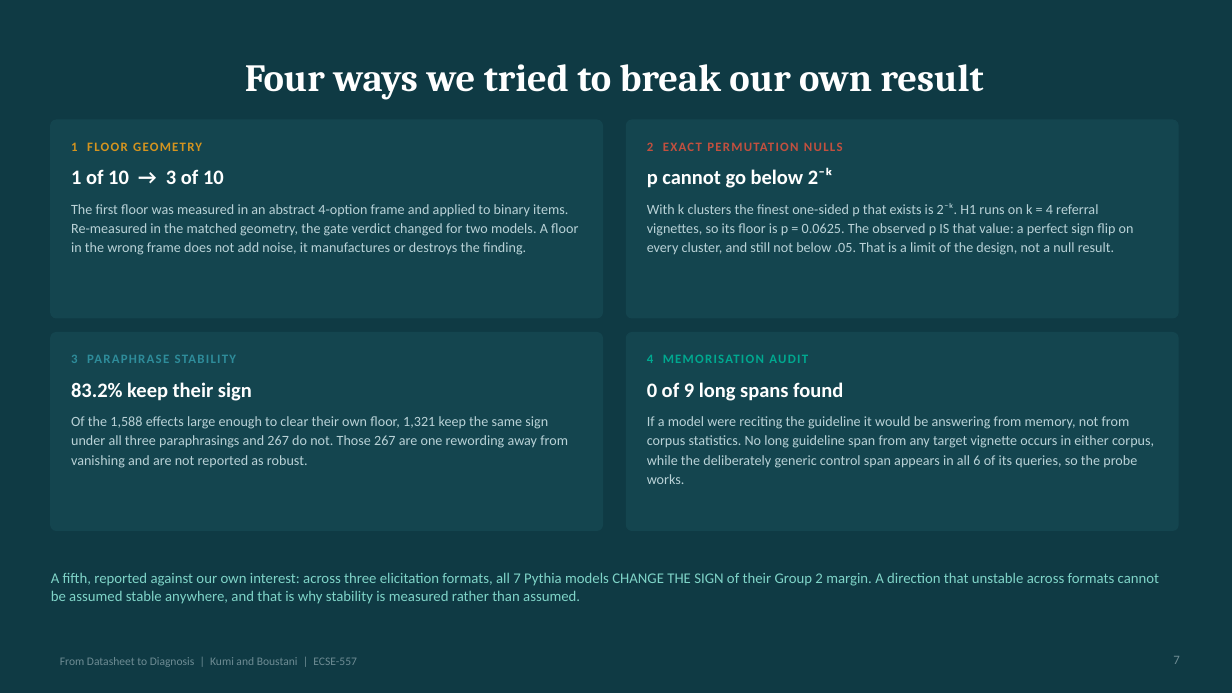
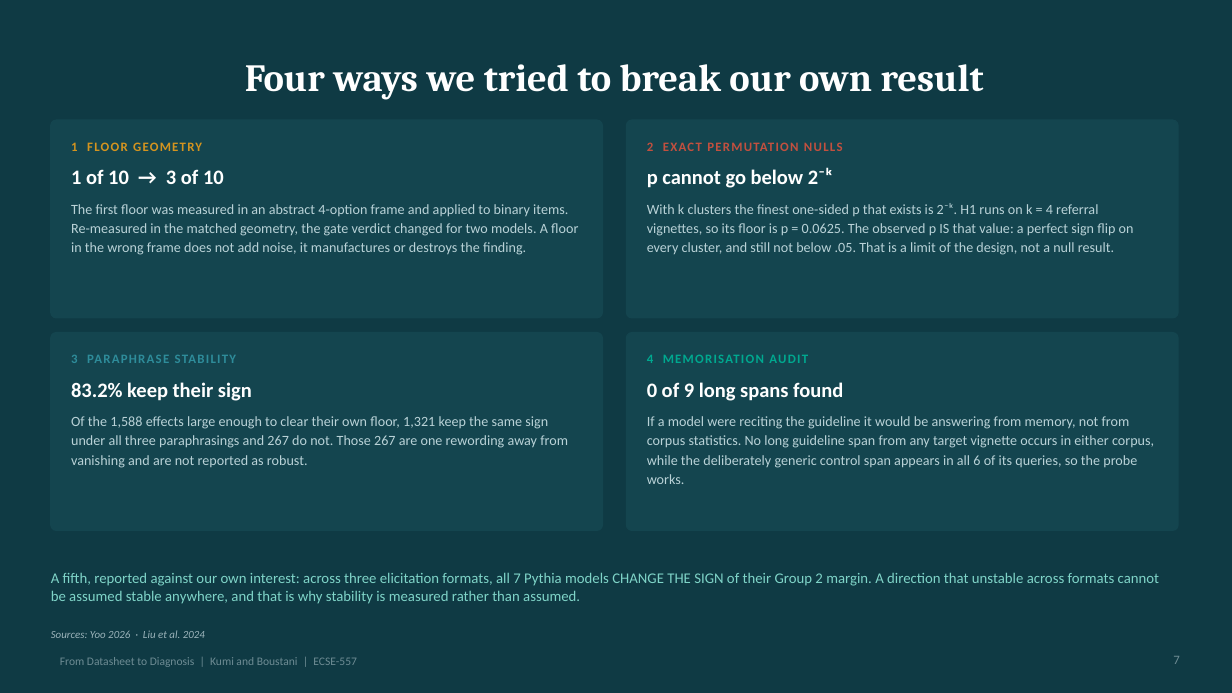
Before and after one commit to Evans-Junior/datasheet-to-diagnosis-audit, a slide deck: slide 7 of Datasheet_to_Diagnosis_Talk.pptx. Drawn at 1232x693 pixels with LibreOffice and Linux fonts; fonts in the diff are those of the drawing. Boxes give left, top, right and bottom in pixels: in the first picture for what was removed or moved away, otherwise in the second. Text is boxed around its words. In the diff, an @@ line names an element or a change of style, - is before the commit and + after.

Commit message:
Render every citation from one file, and show the gap in them
The talk deck had no reference list. Typing a bibliography onto two slides
would have created the defect this repo has logged five times: a derived
artefact with nothing tying it to its source. So docs/references.json is the
single source, figures.js reads it, and cite(id) throws on an unknown id
because a mistyped attribution must stop the build rather than print a blank
where a credit belongs. Each entry records which project document verified it.

The part worth defending is the gap. Only 15 of 25 live vignettes have a formal
citation of record; three more have a guideline identifier and no citation, and
seven have neither. All ten are quoted at first hand in the compendium and
author-reviewed against that quote, so they are sourced but not cited. The
references slide names all ten rather than dropping them, because a list that
silently omits ten of twenty-five reads as a complete one, which is the same
failure the deck criticises the Pile datasheet for two slides earlier.

check_references.py gates the file against the live vignette set in both
directions and refuses a verified claim with no DOI and no named identifier. It
caught the GINA entry on the first run.

The render caught two bugs in the citation shortener: it read 2101 out of
arXiv:2101.00027 as a year, and it missed multi-author works whose citation
does not contain the words "et al.". Both fixed, all 26 citations verified to
resolve to a sane author and year.

```diff
--- a/Datasheet_to_Diagnosis_Talk.pptx
+++ b/Datasheet_to_Diagnosis_Talk.pptx
@@ text added at [51,630,205,638], 8.5 pt, text #9BB3BA, italic @@
+Sources: Yoo 2026 · Liu et al. 2024
```
Also in this commit, not shown: 14 other slides changed, 3 slides added, 14 other files.
